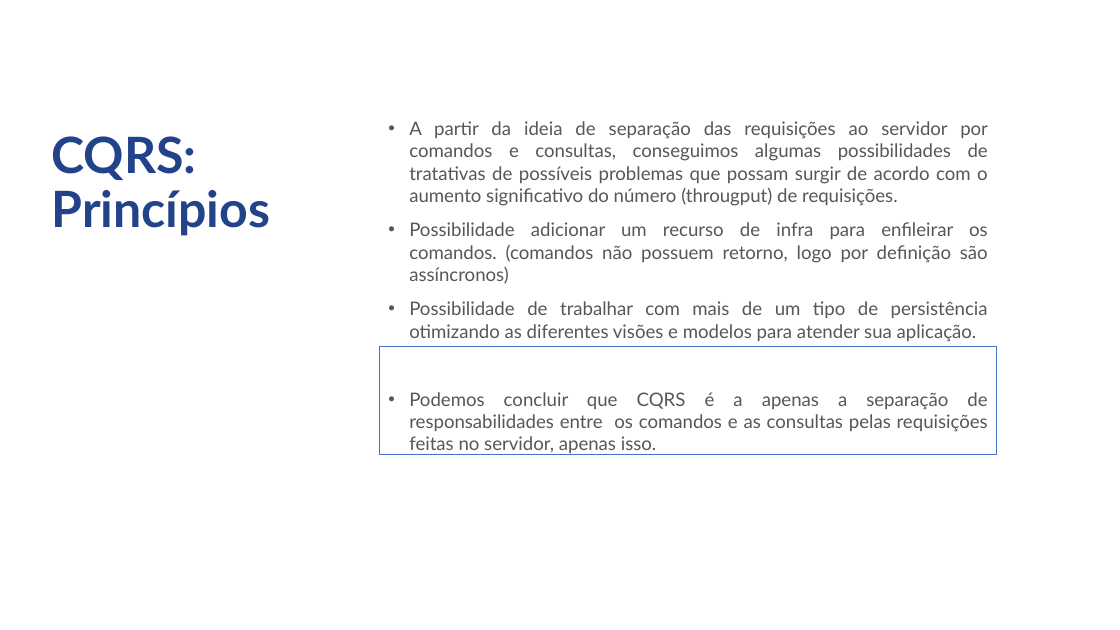
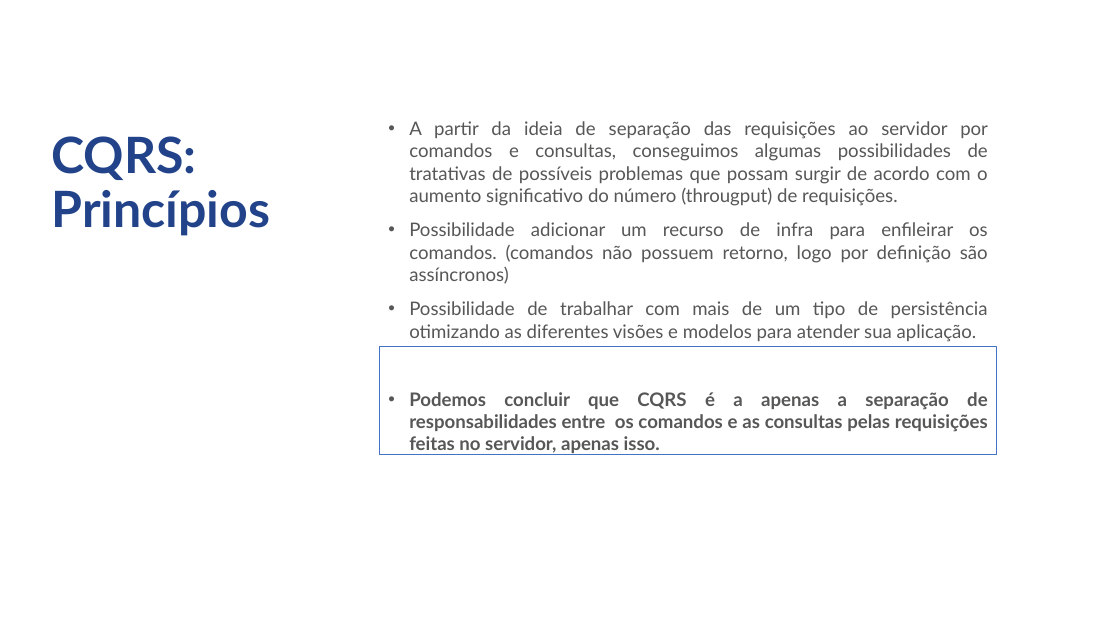
Before and after one commit to jcmdsbr/five-workshop-real-apps, a slide deck: slide 20 of docs/treinamento-estagiarios-five.pptx. Drawn at 1120x630 pixels with LibreOffice and Linux fonts; fonts in the diff are those of the drawing; background and template pictures are left out. Boxes give left, top, right and bottom in pixels: in the first picture for what was removed or moved away, otherwise in the second. Text is boxed around its words. In the diff, an @@ line names an element or a change of style, - is before the commit and + after.

```diff
--- a/docs/treinamento-estagiarios-five.pptx
+++ b/docs/treinamento-estagiarios-five.pptx
@@ text at <box>409,392,988,455</box>: bold on in "Podemos concluir que CQRS é a apenas ..." @@
```
Also in this commit, not shown: 1 other slide changed, 1 slide added, 1 slide removed.
